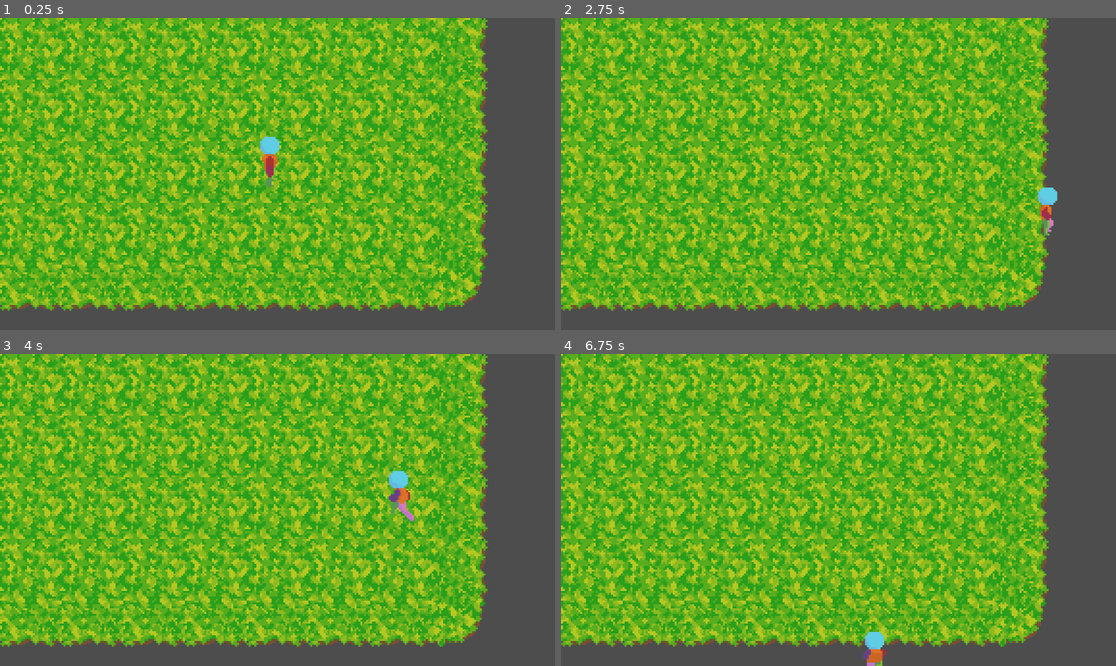
Above: before the commit, frames 1-4 (two rows, left to right).
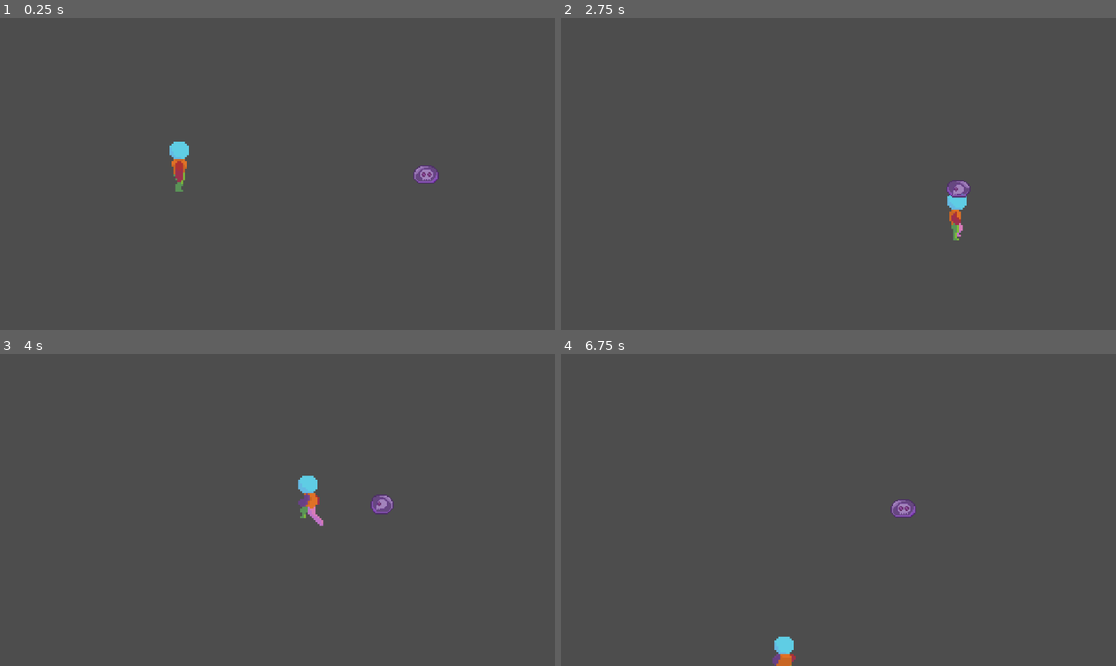
Above: after the commit, the same moments.

Repository: TheWeirdSpaceFox/TopDown
Game: Godot game, scene res://Scene/main.tscn
The game is run twice, just before and just after one commit, with the same random seed, the same clock (stepped at 60 frames per second) and the same inputs.
Inputs (mouse positions are in pixels of both pictures, inside the frame that each line leads up to):
- Up to frame 1 (0.25 s): no input
- Up to frame 2 (2.75 s): move the mouse to (960, 158) at 0.52 s; hold D (right) 0.53-1.28 s; hold Shift (run) 0.53-1.28 s; click (960, 158) at 0.6 s; move the mouse to (727, 189) at 1.27 s; hold S (down) 1.28-2.03 s; tap Shift (run) at 1.35 s; click (727, 189) at 1.55 s; move the mouse to (894, 105) at 2.02 s; hold D (right) from 2.03 s (still down); hold Shift (run) from 2.03 s (still down); click (894, 105) at 2.1 s
- Up to frame 3 (4 s): move the mouse to (249, 572) at 2.77 s; release D (right) at 2.78 s; release Shift (run) at 2.78 s; hold W (up) 2.78-3.53 s; tap Shift (run) at 2.85 s; click (249, 572) at 3.05 s; move the mouse to (444, 556) at 3.52 s; hold A (left) from 3.53 s (still down); hold Shift (run) from 3.53 s (still down); click (444, 556) at 3.6 s
- Up to frame 4 (6.75 s): move the mouse to (672, 463) at 4.27 s; release Shift (run) at 4.28 s; tap Shift (run) at 4.35, 5.85 s; click (672, 463) at 4.55 s; move the mouse to (866, 510) at 5.02 s; release A (left) at 5.03 s; hold S (down) 5.03-5.78 s; hold Shift (run) 5.03-5.78 s; click (866, 510) at 5.1 s; move the mouse to (755, 432) at 5.77 s; hold D (right) 5.78-6.53 s; click (755, 432) at 6.05 s; tap Enter at 6.5 s; move the mouse to (960, 494) at 6.52 s; hold W (up) from 6.53 s (still down); hold Shift (run) from 6.53 s (still down); click (960, 494) at 6.6 s

The runs differ from the first frame. In frame 1, 81% of the frame differs, in the area x 0-88%, y 0-94%; in frame 2, 81%; in frame 3, 81%; in frame 4, 82%, in the area x 0-88%, y 0-100%.

Commit message:
Added enemy + collision + injure enemy + temp sounds + more animations

Diff:
--- a/Scene/main.tscn
+++ b/Scene/main.tscn
@@ -1,12 +1,12 @@
 [gd_scene load_steps=3 format=3 uid="uid://ronwgsv6qoct"]
 
 [ext_resource type="PackedScene" uid="uid://b4udkxutrcu65" path="res://Scene/player.tscn" id="1_glv2v"]
-[ext_resource type="PackedScene" uid="uid://h1gtdxmec51u" path="res://Scene/base_level.tscn" id="2_sblpm"]
+[ext_resource type="PackedScene" uid="uid://cyfe71lf1fsea" path="res://Scene/slime.tscn" id="2_sblpm"]
 
 [node name="Main" type="Node2D"]
 
-[node name="LevelRoot" parent="." instance=ExtResource("2_sblpm")]
-scale = Vector2(4, 4)
+[node name="Player" parent="." instance=ExtResource("1_glv2v")]
+position = Vector2(368, 309)
 
-[node name="Player" parent="." instance=ExtResource("1_glv2v")]
-position = Vector2(556, 299)
+[node name="Slime" parent="." instance=ExtResource("2_sblpm")]
+position = Vector2(882, 313)
--- a/Scene/player.tscn
+++ b/Scene/player.tscn
@@ -1,11 +1,11 @@
-[gd_scene load_steps=149 format=3 uid="uid://b4udkxutrcu65"]
+[gd_scene load_steps=150 format=3 uid="uid://b4udkxutrcu65"]
 
 [ext_resource type="Texture2D" uid="uid://cf5d7kry1o11q" path="res://Assets/Char/attack full sprite sheet (transparent BG).png" id="1_58ae2"]
 [ext_resource type="Script" uid="uid://c3m3qv7xl1d1w" path="res://Script/player.gd" id="1_ivevv"]
 [ext_resource type="Texture2D" uid="uid://coo21hec7wbsw" path="res://Assets/Char/idle full sprite sheet (transparent BG).png" id="2_ivevv"]
 [ext_resource type="Texture2D" uid="uid://bcerx4owom61r" path="res://Assets/Char/run complete sprite sheet (transparent BG).png" id="3_r6jsd"]
 [ext_resource type="Texture2D" uid="uid://jvdf47frdrti" path="res://Assets/Char/walk complete sprite sheet (transparent BG).png" id="4_p6qlh"]
-[ext_resource type="AudioStream" uid="uid://d02qejmu4o2ap" path="res://Assets/Audio/530444__mellau__whoosh-short-4.wav" id="6_r6jsd"]
+[ext_resource type="AudioStream" uid="uid://d02qejmu4o2ap" path="res://Assets/Audio/Attack.wav" id="6_r6jsd"]
 
 [sub_resource type="AtlasTexture" id="AtlasTexture_2sw5t"]
 atlas = ExtResource("1_58ae2")
@@ -1070,6 +1070,9 @@
 "speed": 8.0
 }]
 
+[sub_resource type="RectangleShape2D" id="RectangleShape2D_p6qlh"]
+size = Vector2(48, 69)
+
 [sub_resource type="RectangleShape2D" id="RectangleShape2D_r6jsd"]
 size = Vector2(48.3333, 47.6666)
 
@@ -1079,14 +1082,19 @@
 [node name="AnimatedSprite2D" type="AnimatedSprite2D" parent="."]
 scale = Vector2(4, 4)
 sprite_frames = SubResource("SpriteFrames_rons2")
-animation = &"attack_down"
-frame = 2
+animation = &"idle_down"
+autoplay = "idle_down"
+
+[node name="CollisionShape2D" type="CollisionShape2D" parent="."]
+position = Vector2(0, 14.5)
+shape = SubResource("RectangleShape2D_p6qlh")
 
 [node name="SwingSword" type="AudioStreamPlayer2D" parent="."]
 stream = ExtResource("6_r6jsd")
 
 [node name="Hitbox" type="Area2D" parent="."]
 position = Vector2(37, 27)
+collision_mask = 2
 metadata/_edit_group_ = true
 
 [node name="CollisionShape2D" type="CollisionShape2D" parent="Hitbox"]
@@ -1095,3 +1103,4 @@
 shape = SubResource("RectangleShape2D_r6jsd")
 
 [connection signal="animation_finished" from="AnimatedSprite2D" to="." method="_on_animated_sprite_2d_animation_finished"]
+[connection signal="body_entered" from="Hitbox" to="." method="_on_hitbox_body_entered"]
--- /dev/null
+++ b/Scene/slime.tscn
@@ -0,0 +1,542 @@
+[gd_scene load_steps=69 format=3 uid="uid://cyfe71lf1fsea"]
+
+[ext_resource type="Texture2D" uid="uid://cmfieuen8wfg2" path="res://Assets/Enemys/Slime-Sheet.png" id="1_bpba4"]
+[ext_resource type="Script" uid="uid://bv5ydts1po4n3" path="res://Script/slime.gd" id="1_ssh8c"]
+[ext_resource type="AudioStream" uid="uid://d4munb6yak3vv" path="res://Assets/Audio/SlimeHit.wav" id="3_vnxak"]
+
+[sub_resource type="AtlasTexture" id="AtlasTexture_ssh8c"]
+atlas = ExtResource("1_bpba4")
+region = Rect2(0, 240, 48, 48)
+
+[sub_resource type="AtlasTexture" id="AtlasTexture_vnxak"]
+atlas = ExtResource("1_bpba4")
+region = Rect2(48, 240, 48, 48)
+
+[sub_resource type="AtlasTexture" id="AtlasTexture_bte5j"]
+atlas = ExtResource("1_bpba4")
+region = Rect2(96, 240, 48, 48)
+
+[sub_resource type="AtlasTexture" id="AtlasTexture_efpik"]
+atlas = ExtResource("1_bpba4")
+region = Rect2(144, 240, 48, 48)
+
+[sub_resource type="AtlasTexture" id="AtlasTexture_byv4y"]
+atlas = ExtResource("1_bpba4")
+region = Rect2(192, 240, 48, 48)
+
+[sub_resource type="AtlasTexture" id="AtlasTexture_b26q4"]
+atlas = ExtResource("1_bpba4")
+region = Rect2(240, 240, 48, 48)
+
+[sub_resource type="AtlasTexture" id="AtlasTexture_sg7cw"]
+atlas = ExtResource("1_bpba4")
+region = Rect2(0, 384, 48, 48)
+
+[sub_resource type="AtlasTexture" id="AtlasTexture_bi7q7"]
+atlas = ExtResource("1_bpba4")
+region = Rect2(48, 384, 48, 48)
+
+[sub_resource type="AtlasTexture" id="AtlasTexture_yryro"]
+atlas = ExtResource("1_bpba4")
+region = Rect2(96, 384, 48, 48)
+
+[sub_resource type="AtlasTexture" id="AtlasTexture_qmyxk"]
+atlas = ExtResource("1_bpba4")
+region = Rect2(144, 384, 48, 48)
+
+[sub_resource type="AtlasTexture" id="AtlasTexture_jydky"]
+atlas = ExtResource("1_bpba4")
+region = Rect2(192, 384, 48, 48)
+
+[sub_resource type="AtlasTexture" id="AtlasTexture_i3pex"]
+atlas = ExtResource("1_bpba4")
+region = Rect2(240, 384, 48, 48)
+
+[sub_resource type="AtlasTexture" id="AtlasTexture_ui3nu"]
+atlas = ExtResource("1_bpba4")
+region = Rect2(0, 336, 48, 48)
+
+[sub_resource type="AtlasTexture" id="AtlasTexture_c4ud3"]
+atlas = ExtResource("1_bpba4")
+region = Rect2(48, 336, 48, 48)
+
+[sub_resource type="AtlasTexture" id="AtlasTexture_ocyg7"]
+atlas = ExtResource("1_bpba4")
+region = Rect2(96, 336, 48, 48)
+
+[sub_resource type="AtlasTexture" id="AtlasTexture_yrxl8"]
+atlas = ExtResource("1_bpba4")
+region = Rect2(144, 336, 48, 48)
+
+[sub_resource type="AtlasTexture" id="AtlasTexture_c2iok"]
+atlas = ExtResource("1_bpba4")
+region = Rect2(192, 336, 48, 48)
+
+[sub_resource type="AtlasTexture" id="AtlasTexture_ky18q"]
+atlas = ExtResource("1_bpba4")
+region = Rect2(240, 336, 48, 48)
+
+[sub_resource type="AtlasTexture" id="AtlasTexture_5fcay"]
+atlas = ExtResource("1_bpba4")
+region = Rect2(0, 288, 48, 48)
+
+[sub_resource type="AtlasTexture" id="AtlasTexture_jqpft"]
+atlas = ExtResource("1_bpba4")
+region = Rect2(48, 288, 48, 48)
+
+[sub_resource type="AtlasTexture" id="AtlasTexture_qy38c"]
+atlas = ExtResource("1_bpba4")
+region = Rect2(96, 288, 48, 48)
+
+[sub_resource type="AtlasTexture" id="AtlasTexture_ohi42"]
+atlas = ExtResource("1_bpba4")
+region = Rect2(144, 288, 48, 48)
+
+[sub_resource type="AtlasTexture" id="AtlasTexture_lm78i"]
+atlas = ExtResource("1_bpba4")
+region = Rect2(192, 288, 48, 48)
+
+[sub_resource type="AtlasTexture" id="AtlasTexture_m7rkk"]
+atlas = ExtResource("1_bpba4")
+region = Rect2(240, 288, 48, 48)
+
+[sub_resource type="AtlasTexture" id="AtlasTexture_feuww"]
+atlas = ExtResource("1_bpba4")
+region = Rect2(0, 240, 48, 48)
+
+[sub_resource type="AtlasTexture" id="AtlasTexture_0gh2w"]
+atlas = ExtResource("1_bpba4")
+region = Rect2(48, 240, 48, 48)
+
+[sub_resource type="AtlasTexture" id="AtlasTexture_ow7wi"]
+atlas = ExtResource("1_bpba4")
+region = Rect2(0, 384, 48, 48)
+
+[sub_resource type="AtlasTexture" id="AtlasTexture_vbx2n"]
+atlas = ExtResource("1_bpba4")
+region = Rect2(48, 384, 48, 48)
+
+[sub_resource type="AtlasTexture" id="AtlasTexture_urshr"]
+atlas = ExtResource("1_bpba4")
+region = Rect2(0, 336, 48, 48)
+
+[sub_resource type="AtlasTexture" id="AtlasTexture_5ccg8"]
+atlas = ExtResource("1_bpba4")
+region = Rect2(48, 336, 48, 48)
+
+[sub_resource type="AtlasTexture" id="AtlasTexture_uohqa"]
+atlas = ExtResource("1_bpba4")
+region = Rect2(0, 288, 48, 48)
+
+[sub_resource type="AtlasTexture" id="AtlasTexture_d0hpo"]
+atlas = ExtResource("1_bpba4")
+region = Rect2(48, 288, 48, 48)
+
+[sub_resource type="AtlasTexture" id="AtlasTexture_m0b14"]
+atlas = ExtResource("1_bpba4")
+region = Rect2(0, 192, 48, 48)
+
+[sub_resource type="AtlasTexture" id="AtlasTexture_ei50s"]
+atlas = ExtResource("1_bpba4")
+region = Rect2(48, 192, 48, 48)
+
+[sub_resource type="AtlasTexture" id="AtlasTexture_lrhde"]
+atlas = ExtResource("1_bpba4")
+region = Rect2(0, 0, 48, 48)
+
+[sub_resource type="AtlasTexture" id="AtlasTexture_ctwfu"]
+atlas = ExtResource("1_bpba4")
+region = Rect2(48, 0, 48, 48)
+
+[sub_resource type="AtlasTexture" id="AtlasTexture_5ww2n"]
+atlas = ExtResource("1_bpba4")
+region = Rect2(96, 0, 48, 48)
+
+[sub_resource type="AtlasTexture" id="AtlasTexture_3c2v5"]
+atlas = ExtResource("1_bpba4")
+region = Rect2(144, 0, 48, 48)
+
+[sub_resource type="AtlasTexture" id="AtlasTexture_oyxl2"]
+atlas = ExtResource("1_bpba4")
+region = Rect2(192, 0, 48, 48)
+
+[sub_resource type="AtlasTexture" id="AtlasTexture_03cqn"]
+atlas = ExtResource("1_bpba4")
+region = Rect2(240, 0, 48, 48)
+
+[sub_resource type="AtlasTexture" id="AtlasTexture_c3bpr"]
+atlas = ExtResource("1_bpba4")
+region = Rect2(288, 0, 48, 48)
+
+[sub_resource type="AtlasTexture" id="AtlasTexture_sao5i"]
+atlas = ExtResource("1_bpba4")
+region = Rect2(0, 144, 48, 48)
+
+[sub_resource type="AtlasTexture" id="AtlasTexture_hqqxc"]
+atlas = ExtResource("1_bpba4")
+region = Rect2(48, 144, 48, 48)
+
+[sub_resource type="AtlasTexture" id="AtlasTexture_d1ix4"]
+atlas = ExtResource("1_bpba4")
+region = Rect2(96, 144, 48, 48)
+
+[sub_resource type="AtlasTexture" id="AtlasTexture_r6pbj"]
+atlas = ExtResource("1_bpba4")
+region = Rect2(144, 144, 48, 48)
+
+[sub_resource type="AtlasTexture" id="AtlasTexture_slkgr"]
+atlas = ExtResource("1_bpba4")
+region = Rect2(192, 144, 48, 48)
+
+[sub_resource type="AtlasTexture" id="AtlasTexture_mcp1q"]
+atlas = ExtResource("1_bpba4")
+region = Rect2(240, 144, 48, 48)
+
+[sub_resource type="AtlasTexture" id="AtlasTexture_uilqk"]
+atlas = ExtResource("1_bpba4")
+region = Rect2(288, 144, 48, 48)
+
+[sub_resource type="AtlasTexture" id="AtlasTexture_risin"]
+atlas = ExtResource("1_bpba4")
+region = Rect2(0, 96, 48, 48)
+
+[sub_resource type="AtlasTexture" id="AtlasTexture_h3ubp"]
+atlas = ExtResource("1_bpba4")
+region = Rect2(48, 96, 48, 48)
+
+[sub_resource type="AtlasTexture" id="AtlasTexture_yd16w"]
+atlas = ExtResource("1_bpba4")
+region = Rect2(96, 96, 48, 48)
+
+[sub_resource type="AtlasTexture" id="AtlasTexture_rqedt"]
+atlas = ExtResource("1_bpba4")
+region = Rect2(144, 96, 48, 48)
+
+[sub_resource type="AtlasTexture" id="AtlasTexture_twwfa"]
+atlas = ExtResource("1_bpba4")
+region = Rect2(192, 96, 48, 48)
+
+[sub_resource type="AtlasTexture" id="AtlasTexture_j27ht"]
+atlas = ExtResource("1_bpba4")
+region = Rect2(240, 96, 48, 48)
+
+[sub_resource type="AtlasTexture" id="AtlasTexture_s4yul"]
+atlas = ExtResource("1_bpba4")
+region = Rect2(288, 96, 48, 48)
+
+[sub_resource type="AtlasTexture" id="AtlasTexture_slqkj"]
+atlas = ExtResource("1_bpba4")
+region = Rect2(0, 48, 48, 48)
+
+[sub_resource type="AtlasTexture" id="AtlasTexture_qp2io"]
+atlas = ExtResource("1_bpba4")
+region = Rect2(48, 48, 48, 48)
+
+[sub_resource type="AtlasTexture" id="AtlasTexture_6j3iw"]
+atlas = ExtResource("1_bpba4")
+region = Rect2(96, 48, 48, 48)
+
+[sub_resource type="AtlasTexture" id="AtlasTexture_06rvp"]
+atlas = ExtResource("1_bpba4")
+region = Rect2(144, 48, 48, 48)
+
+[sub_resource type="AtlasTexture" id="AtlasTexture_l760g"]
+atlas = ExtResource("1_bpba4")
+region = Rect2(192, 48, 48, 48)
+
+[sub_resource type="AtlasTexture" id="AtlasTexture_btsyc"]
+atlas = ExtResource("1_bpba4")
+region = Rect2(240, 48, 48, 48)
+
+[sub_resource type="AtlasTexture" id="AtlasTexture_gisfn"]
+atlas = ExtResource("1_bpba4")
+region = Rect2(288, 48, 48, 48)
+
+[sub_resource type="SpriteFrames" id="SpriteFrames_4q306"]
+animations = [{
+"frames": [{
+"duration": 1.0,
+"texture": SubResource("AtlasTexture_ssh8c")
+}, {
+"duration": 1.0,
+"texture": SubResource("AtlasTexture_vnxak")
+}, {
+"duration": 1.0,
+"texture": SubResource("AtlasTexture_bte5j")
+}, {
+"duration": 1.0,
+"texture": SubResource("AtlasTexture_efpik")
+}, {
+"duration": 1.0,
+"texture": SubResource("AtlasTexture_byv4y")
+}, {
+"duration": 2.0,
+"texture": SubResource("AtlasTexture_b26q4")
+}],
+"loop": false,
+"name": &"death_down",
+"speed": 3.0
+}, {
+"frames": [{
+"duration": 1.0,
+"texture": SubResource("AtlasTexture_sg7cw")
+}, {
+"duration": 1.0,
+"texture": SubResource("AtlasTexture_bi7q7")
+}, {
+"duration": 1.0,
+"texture": SubResource("AtlasTexture_yryro")
+}, {
+"duration": 1.0,
+"texture": SubResource("AtlasTexture_qmyxk")
+}, {
+"duration": 1.0,
+"texture": SubResource("AtlasTexture_jydky")
+}, {
+"duration": 2.0,
+"texture": SubResource("AtlasTexture_i3pex")
+}],
+"loop": false,
+"name": &"death_left",
+"speed": 3.0
+}, {
+"frames": [{
+"duration": 1.0,
+"texture": SubResource("AtlasTexture_ui3nu")
+}, {
+"duration": 1.0,
+"texture": SubResource("AtlasTexture_c4ud3")
+}, {
+"duration": 1.0,
+"texture": SubResource("AtlasTexture_ocyg7")
+}, {
+"duration": 1.0,
+"texture": SubResource("AtlasTexture_yrxl8")
+}, {
+"duration": 1.0,
+"texture": SubResource("AtlasTexture_c2iok")
+}, {
+"duration": 2.0,
+"texture": SubResource("AtlasTexture_ky18q")
+}],
+"loop": false,
+"name": &"death_right",
+"speed": 3.0
+}, {
+"frames": [{
+"duration": 1.0,
+"texture": SubResource("AtlasTexture_5fcay")
+}, {
+"duration": 1.0,
+"texture": SubResource("AtlasTexture_jqpft")
+}, {
+"duration": 1.0,
+"texture": SubResource("AtlasTexture_qy38c")
+}, {
+"duration": 1.0,
+"texture": SubResource("AtlasTexture_ohi42")
+}, {
+"duration": 1.0,
+"texture": SubResource("AtlasTexture_lm78i")
+}, {
+"duration": 2.0,
+"texture": SubResource("AtlasTexture_m7rkk")
+}],
+"loop": false,
+"name": &"death_up",
+"speed": 3.0
+}, {
+"frames": [{
+"duration": 1.0,
+"texture": SubResource("AtlasTexture_feuww")
+}, {
+"duration": 1.0,
+"texture": SubResource("AtlasTexture_0gh2w")
+}],
+"loop": false,
+"name": &"hurt_down",
+"speed": 5.0
+}, {
+"frames": [{
+"duration": 1.0,
+"texture": SubResource("AtlasTexture_ow7wi")
+}, {
+"duration": 1.0,
+"texture": SubResource("AtlasTexture_vbx2n")
+}],
+"loop": false,
+"name": &"hurt_left",
+"speed": 5.0
+}, {
+"frames": [{
+"duration": 1.0,
+"texture": SubResource("AtlasTexture_urshr")
+}, {
+"duration": 1.0,
+"texture": SubResource("AtlasTexture_5ccg8")
+}],
+"loop": false,
+"name": &"hurt_right",
+"speed": 5.0
+}, {
+"frames": [{
+"duration": 1.0,
+"texture": SubResource("AtlasTexture_uohqa")
+}, {
+"duration": 1.0,
+"texture": SubResource("AtlasTexture_d0hpo")
+}],
+"loop": false,
+"name": &"hurt_up",
+"speed": 5.0
+}, {
+"frames": [{
+"duration": 1.0,
+"texture": SubResource("AtlasTexture_m0b14")
+}, {
+"duration": 1.0,
+"texture": SubResource("AtlasTexture_ei50s")
+}],
+"loop": true,
+"name": &"idle",
+"speed": 3.0
+}, {
+"frames": [{
+"duration": 1.0,
+"texture": SubResource("AtlasTexture_lrhde")
+}, {
+"duration": 1.0,
+"texture": SubResource("AtlasTexture_ctwfu")
+}, {
+"duration": 1.0,
+"texture": SubResource("AtlasTexture_5ww2n")
+}, {
+"duration": 1.0,
+"texture": SubResource("AtlasTexture_3c2v5")
+}, {
+"duration": 1.0,
+"texture": SubResource("AtlasTexture_oyxl2")
+}, {
+"duration": 1.0,
+"texture": SubResource("AtlasTexture_03cqn")
+}, {
+"duration": 1.0,
+"texture": SubResource("AtlasTexture_c3bpr")
+}],
+"loop": true,
+"name": &"walk_down",
+"speed": 10.0
+}, {
+"frames": [{
+"duration": 1.0,
+"texture": SubResource("AtlasTexture_sao5i")
+}, {
+"duration": 1.0,
+"texture": SubResource("AtlasTexture_hqqxc")
+}, {
+"duration": 1.0,
+"texture": SubResource("AtlasTexture_d1ix4")
+}, {
+"duration": 1.0,
+"texture": SubResource("AtlasTexture_r6pbj")
+}, {
+"duration": 1.0,
+"texture": SubResource("AtlasTexture_slkgr")
+}, {
+"duration": 1.0,
+"texture": SubResource("AtlasTexture_mcp1q")
+}, {
+"duration": 1.0,
+"texture": SubResource("AtlasTexture_uilqk")
+}],
+"loop": true,
+"name": &"walk_left",
+"speed": 10.0
+}, {
+"frames": [{
+"duration": 1.0,
+"texture": SubResource("AtlasTexture_risin")
+}, {
+"duration": 1.0,
+"texture": SubResource("AtlasTexture_h3ubp")
+}, {
+"duration": 1.0,
+"texture": SubResource("AtlasTexture_yd16w")
+}, {
+"duration": 1.0,
+"texture": SubResource("AtlasTexture_rqedt")
+}, {
+"duration": 1.0,
+"texture": SubResource("AtlasTexture_twwfa")
+}, {
+"duration": 1.0,
+"texture": SubResource("AtlasTexture_j27ht")
+}, {
+"duration": 1.0,
+"texture": SubResource("AtlasTexture_s4yul")
+}],
+"loop": true,
+"name": &"walk_right",
+"speed": 10.0
+}, {
+"frames": [{
+"duration": 1.0,
+"texture": SubResource("AtlasTexture_slqkj")
+}, {
+"duration": 1.0,
+"texture": SubResource("AtlasTexture_qp2io")
+}, {
+"duration": 1.0,
+"texture": SubResource("AtlasTexture_6j3iw")
+}, {
+"duration": 1.0,
+"texture": SubResource("AtlasTexture_06rvp")
+}, {
+"duration": 1.0,
+"texture": SubResource("AtlasTexture_l760g")
+}, {
+"duration": 1.0,
+"texture": SubResource("AtlasTexture_btsyc")
+}, {
+"duration": 1.0,
+"texture": SubResource("AtlasTexture_gisfn")
+}],
+"loop": true,
+"name": &"walk_up",
+"speed": 10.0
+}]
+
+[sub_resource type="RectangleShape2D" id="RectangleShape2D_bpba4"]
+size = Vector2(27, 19)
+
+[sub_resource type="CircleShape2D" id="CircleShape2D_bpba4"]
+radius = 164.001
+
+[node name="Slime" type="CharacterBody2D"]
+scale = Vector2(2, 2)
+collision_layer = 2
+collision_mask = 0
+script = ExtResource("1_ssh8c")
+
+[node name="AnimatedSprite2D" type="AnimatedSprite2D" parent="."]
+scale = Vector2(1.2, 1.2)
+sprite_frames = SubResource("SpriteFrames_4q306")
+animation = &"death_up"
+autoplay = "idle"
+
+[node name="CollisionShape2D" type="CollisionShape2D" parent="."]
+position = Vector2(2, 6)
+shape = SubResource("RectangleShape2D_bpba4")
+
+[node name="Sight" type="Area2D" parent="."]
+
+[node name="CollisionShape2D" type="CollisionShape2D" parent="Sight"]
+position = Vector2(1, 6)
+shape = SubResource("CircleShape2D_bpba4")
+
+[node name="TakeDamage" type="AudioStreamPlayer2D" parent="."]
+stream = ExtResource("3_vnxak")
+pitch_scale = 1.29
+
+[connection signal="body_entered" from="Sight" to="." method="_on_sight_body_entered"]
+[connection signal="body_exited" from="Sight" to="." method="_on_sight_body_exited"]
--- a/Script/player.gd
+++ b/Script/player.gd
@@ -9,12 +9,15 @@
 var last_direction: Vector2 = Vector2.RIGHT
 var is_attcking: bool = false
 var hitbox_offset: Vector2
+var strength: int = 20
 
 func _ready() -> void:
 	#Initialise hitbox offset
 	hitbox_offset = hitbox.position
 
 func _physics_process(_delta: float) -> void:
+	#Disable hitbox till attack
+	hitbox.monitoring = false
 
 	if Input.is_action_just_pressed("attack") and not is_attcking:
 		attack()
@@ -73,6 +76,7 @@
 
 func attack() -> void:
 	is_attcking = true
+	hitbox.monitoring = true
 	# add more sounds either randomize or order one after the other
 	swing_sword.play()
 	play_animation("attack", last_direction)
@@ -101,3 +105,10 @@
 		Vector2.DOWN:
 			hitbox.position = Vector2(57, -99)
 			collision_shape_2d.position = Vector2 (-70, 160)
+
+
+func _on_hitbox_body_entered(body: Node2D) -> void:
+	#Needs to be changed later to accomidate multiple enemy types
+	#Maybe make list of enemy types to look through and pass into begins with
+	if is_attcking and body.name.begins_with("Slime"):
+		body.take_damage(strength, position)
--- /dev/null
+++ b/Script/slime.gd
@@ -0,0 +1,73 @@
+extends CharacterBody2D
+
+@onready var animated_sprite_2d: AnimatedSprite2D = $AnimatedSprite2D
+@onready var take_damage_sound: AudioStreamPlayer2D = $TakeDamage
+
+const SPEED = 150.0
+
+var is_alive:bool = true
+var target = null
+var health: int = 100
+const KNOCKBACK_FORCE: int = 200
+
+
+
+func _physics_process(delta: float) -> void:
+	if is_alive and target:
+		_attack(delta)
+
+func _attack(delta: float) -> void:
+	var direction = (target.position - position).normalized()
+	position += direction * SPEED * delta
+
+	if animated_sprite_2d.is_playing() and animated_sprite_2d.animation.begins_with("hurt"):
+		return
+	play_animation("walk", direction)
+
+func take_damage(damage: int, attacker_position: Vector2) -> void:
+	health -= damage
+	if health <= 0:
+		_die(attacker_position)
+	else:
+		play_animation("hurt", -attacker_position)
+		take_damage_sound.play()
+		#Knockback
+		var knockback_direction = (position - attacker_position).normalized()
+		var target_position = position + knockback_direction * KNOCKBACK_FORCE
+
+		var tween = create_tween()
+		tween.set_ease(Tween.EASE_OUT)
+		tween.set_trans(Tween.TRANS_CUBIC)
+		tween.tween_property(self, "position", target_position, 0.5)
+
+func _die(position) -> void:
+	is_alive = false
+	play_animation("death", -position)
+
+	take_damage_sound.pitch_scale = 0.5
+	take_damage_sound.play()
+
+	#Disable Collision
+	$CollisionShape2D.set_deferred("disabled", true)
+	$Sight/CollisionShape2D.set_deferred("disabled", true)
+
+
+
+func play_animation(prefix: String, direction) -> void:
+		if direction.x > 0 && direction.x > direction.y:
+			animated_sprite_2d.play(prefix + "_right")
+		elif direction.x < 0 && direction.x < direction.y:
+			animated_sprite_2d.play(prefix + "_left")
+		elif direction.y < 0 && direction.y < direction.x:
+			animated_sprite_2d.play(prefix + "_up")
+		elif direction.y > 0:
+			animated_sprite_2d.play(prefix + "_down")
+
+func _on_sight_body_entered(body: Node2D) -> void:
+	if body.name == "Player":
+		target = body
+
+func _on_sight_body_exited(body: Node2D) -> void:
+	if body.name == "Player" and is_alive:
+		target = null
+		animated_sprite_2d.play("idle")
--- /dev/null
+++ b/Water.tscn
@@ -0,0 +1,45 @@
+[gd_scene load_steps=7 format=3 uid="uid://b5tvgs4t61nqw"]
+
+[ext_resource type="Texture2D" uid="uid://dqra4g1ncfib1" path="res://Assets/Ground/Water-Sheet.png" id="1_4nnwq"]
+
+[sub_resource type="AtlasTexture" id="AtlasTexture_rrwdp"]
+atlas = ExtResource("1_4nnwq")
+region = Rect2(0, 0, 32, 32)
+
+[sub_resource type="AtlasTexture" id="AtlasTexture_xt0xg"]
+atlas = ExtResource("1_4nnwq")
+region = Rect2(32, 0, 32, 32)
+
+[sub_resource type="AtlasTexture" id="AtlasTexture_w8oig"]
+atlas = ExtResource("1_4nnwq")
+region = Rect2(64, 0, 32, 32)
+
+[sub_resource type="AtlasTexture" id="AtlasTexture_qsqs7"]
+atlas = ExtResource("1_4nnwq")
+region = Rect2(96, 0, 32, 32)
+
+[sub_resource type="SpriteFrames" id="SpriteFrames_fwyoe"]
+animations = [{
+"frames": [{
+"duration": 1.0,
+"texture": SubResource("AtlasTexture_rrwdp")
+}, {
+"duration": 1.0,
+"texture": SubResource("AtlasTexture_xt0xg")
+}, {
+"duration": 1.0,
+"texture": SubResource("AtlasTexture_w8oig")
+}, {
+"duration": 1.0,
+"texture": SubResource("AtlasTexture_qsqs7")
+}],
+"loop": true,
+"name": &"default",
+"speed": 5.0
+}]
+
+[node name="Node2D" type="Node2D"]
+
+[node name="AnimatedSprite2D" type="AnimatedSprite2D" parent="."]
+sprite_frames = SubResource("SpriteFrames_fwyoe")
+frame_progress = 0.149436
Not shown, removed: Assets/Audio/530444__mellau__whoosh-short-4.wav.import
Not shown, added: Assets/Audio/Attack.wav.import
Not shown, added: Assets/Audio/SlimeHit.wav.import
Binary file added: Assets/Enemys/Slime-Sheet.png
Not shown, added: Assets/Enemys/Slime-Sheet.png.import
Not shown, added: Script/slime.gd.uid
Not shown, added: Assets/Audio/Attack.wav
Not shown, added: Assets/Audio/SlimeHit.wav
